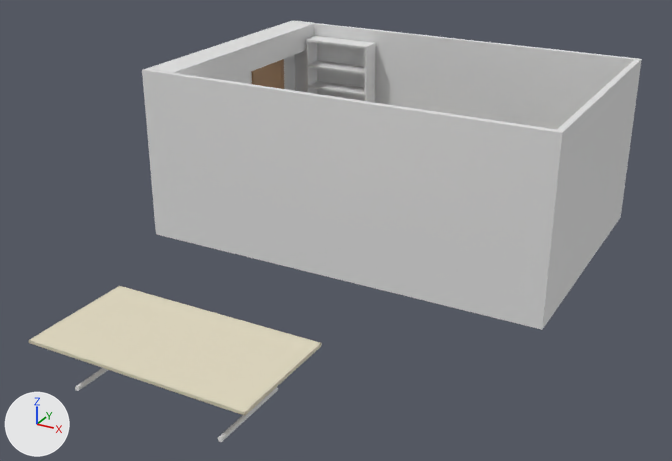
A saved change to the Blender file 11-archi/Lab.blend.
The view is the same before and after, from a 50 mm lens placed at (8.77, -10.38, 5.89), pointed at (3.18, -0.22, 0.8). Every picture has the same lights, and +X, +Y and +Z are marked at lower left.

The scene before the commit, as lines of its bpy script (objects in view):
```python
ob_cylinder_001 = bpy.data.objects.new('Cylinder.001', me_cylinder_003)
ob_cylinder_001.location = (3.89, -3.45, 0.04)
ob_cylinder_001.rotation_euler = (-1.571, 1.571, 0.0)  # degrees (-90, 90, 0)
ob_cylinder_001.scale = (0.03, 0.03, 0.54)
ob_cylinder_002 = bpy.data.objects.new('Cylinder.002', me_cylinder_002)
ob_cylinder_002.location = (1.93, -3.45, 0.04)
ob_cylinder_002.rotation_euler = (-1.571, 1.571, 0.0)  # degrees (-90, 90, 0)
ob_cylinder_002.scale = (0.03, 0.03, 0.54)
ob_cylinder_003 = bpy.data.objects.new('Cylinder.003', me_cylinder_004)
ob_cylinder_003.location = (3.89, -3.45, 0.34)
ob_cylinder_003.scale = (0.03, 0.03, 0.3)
ob_plane_002 = bpy.data.objects.new('Plane.002', me_plane_004)
ob_plane_002.location = (3.22, -3.41, 0.68)
ob_room = bpy.data.objects.new('Room', me_room)
ob_room.location = (0.0, 0.0, 0.0)
ob_shelves1 = bpy.data.objects.new('Shelves1', me_shelves1)
ob_shelves1.location = (0.46, 3.97, 0.0)
ob_shelves1.scale = (1.2, 1.2, 1.2)
# also in view: 'Wall_' at (0.21, 0.97, 1.31); 'Wall_.001' at (0.21, 2.86, 2.4)
```
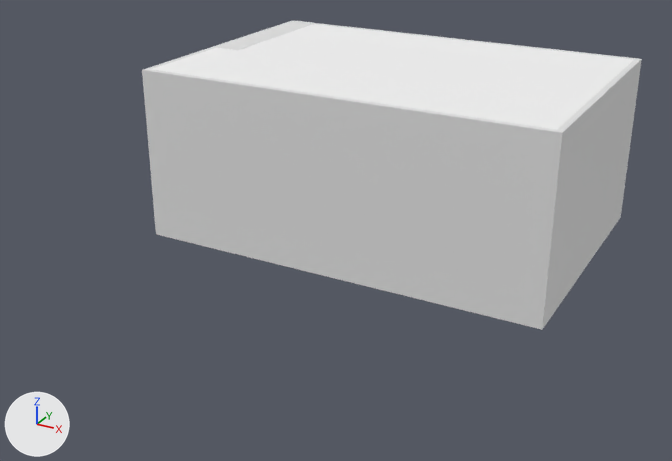
What changed in the scene script:
```text
Change mat_countertop_material:
    where n0 = _N.new('ShaderNodeBsdfDiffuse'); n0.name = 'Diffuse BSDF'
    n0.inputs[0].default_value: (0.799, 0.738, 0.558, 1.0) -> (0.871, 0.807, 0.753, 1.0)  # 'Color', white #e7dfc5 -> 'Color', white #f0e8e1
Add mat_metal:
    mat_metal = bpy.data.materials.new('Metal')
    # nodes: BsdfAnisotropic, BsdfDiffuse, LayerWeight, MixShader, OutputMaterial
    # colours: white #ffffff, black #0c0c0c
Add mat_ceiling_material:
    mat_ceiling_material = bpy.data.materials.new('Ceiling_material')
    # nodes: BsdfAnisotropic, BsdfDiffuse, MixShader, OutputMaterial
    # colours: white #f9f9f9
Change me_cylinder_003:
    used by ob_cylinder_001; location = (3.89, -3.45, 0.04); rotation_euler = (-1.571, 1.571, 0.0), in degrees (-90, 90, 0); scale = (0.03, 0.03, 0.54)
    remove me_cylinder_003.from_pydata(...)  # 64 vertices, 34 faces; spans x -1.0..1.0, y -1.0..1.0, z -1.0..1.0
    add me_cylinder_003.from_pydata(...)  # 128 vertices, 68 faces; spans x -19.98..1.0, y -1.0..1.0, z -1.0..1.0
    me_cylinder_003 part 2: 34 faces spanning x -1.0..1.0, y -1.0..1.0, z -1.0..1.0 switch from mat_mental (white #e7e7e7) to mat_metal
Change me_cylinder_002:
    used by ob_cylinder_002; location = (1.93, -3.45, 0.04); rotation_euler = (-1.571, 1.571, 0.0), in degrees (-90, 90, 0); scale = (0.03, 0.03, 0.54)
    remove me_cylinder_002.from_pydata(...)  # 64 vertices, 34 faces; spans x -1.0..1.0, y -1.0..1.0, z -1.0..1.0
    add me_cylinder_002.from_pydata(...)  # 128 vertices, 68 faces; spans x -19.98..1.0, y -1.0..1.0, z -1.0..1.0
    me_cylinder_002 part 3: 34 faces spanning x -1.0..1.0, y -1.0..1.0, z -1.0..1.0 switch from mat_mental (white #e7e7e7) to mat_metal
Change me_shelves1:
    used by ob_shelves1; location = (0.46, 3.97, 0.0); scale = (1.2, 1.2, 1.2)
    remove me_shelves1.from_pydata(...)  # 68 vertices, 54 faces; spans x 0.0..1.0, y -0.28..0.0, z 0.0..2.0
    add me_shelves1.from_pydata(...)  # 10400 vertices, 10368 faces; spans x 0.0..1.0, y -0.38..0.0, z 0.0..2.0
    me_shelves1 part 1: 30 vertices removed from x 0.0..1.0, y -0.28..0.0, z 0.0..2.0; 8922 vertices added at x 0.0..1.0, y -0.38..0.0, z 0.0..2.0
Add me_ceiling:
    me_ceiling.from_pydata([(0.0, 0.0, 2.6), (6.0, 0.0, 2.6), (6.0, 4.0, 2.6), (0.0, 4.0, 2.6)], [], [(0, 1, 2, 3)])
    me_ceiling.materials.append(mat_ceiling_material)
Remove ob_cylinder_003:
    ob_cylinder_003 = bpy.data.objects.new('Cylinder.003', me_cylinder_004)
    ob_cylinder_003.location = (3.89, -3.45, 0.34)
    ob_cylinder_003.scale = (0.03, 0.03, 0.3)
Change ob_cylinder_001:
    ob_cylinder_001.location: (3.89, -3.45, 0.04) -> (3.89, 2.05, 0.04)
Change ob_cylinder_002:
    ob_cylinder_002.location: (1.93, -3.45, 0.04) -> (1.93, 2.05, 0.04)
Change ob_plane_002:
    ob_plane_002.location: (3.22, -3.41, 0.68) -> (3.22, 2.08, 0.68)
Add ob_ceiling:
    ob_ceiling = bpy.data.objects.new('Ceiling', me_ceiling)
    ob_ceiling.parent = ob_room
    ob_ceiling.location = (0.0, 0.0, 0.0)
```

Changed parts and their boxes [x1, y1, x2, y2] in the pictures (672 x 461 px):
'Ceiling', added
    after: [152, 24, 634, 130]
'Plane.002', recoloured, moved (not visible afterwards)
    before: [29, 286, 322, 416]
'Cylinder.001', reshaped, moved (not visible afterwards)
    before: [218, 387, 278, 442]
'Cylinder.002', reshaped, moved (not visible afterwards)
    before: [75, 368, 108, 391]
part 1 of me_shelves1, built on
    before: [306, 36, 376, 103]
'Wall_.001', unchanged, covered by the edit
    before: [218, 21, 315, 72]
    after: [217, 21, 315, 50]
'Wall_', unchanged, covered by the edit
    before: [152, 46, 250, 84]
